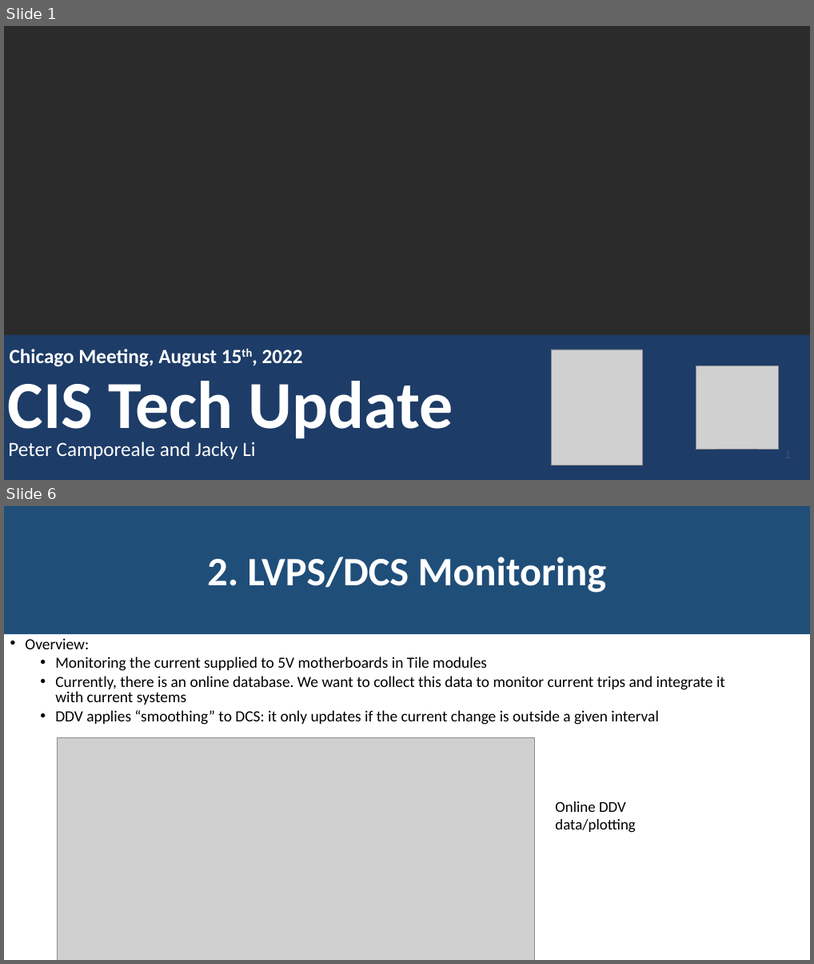
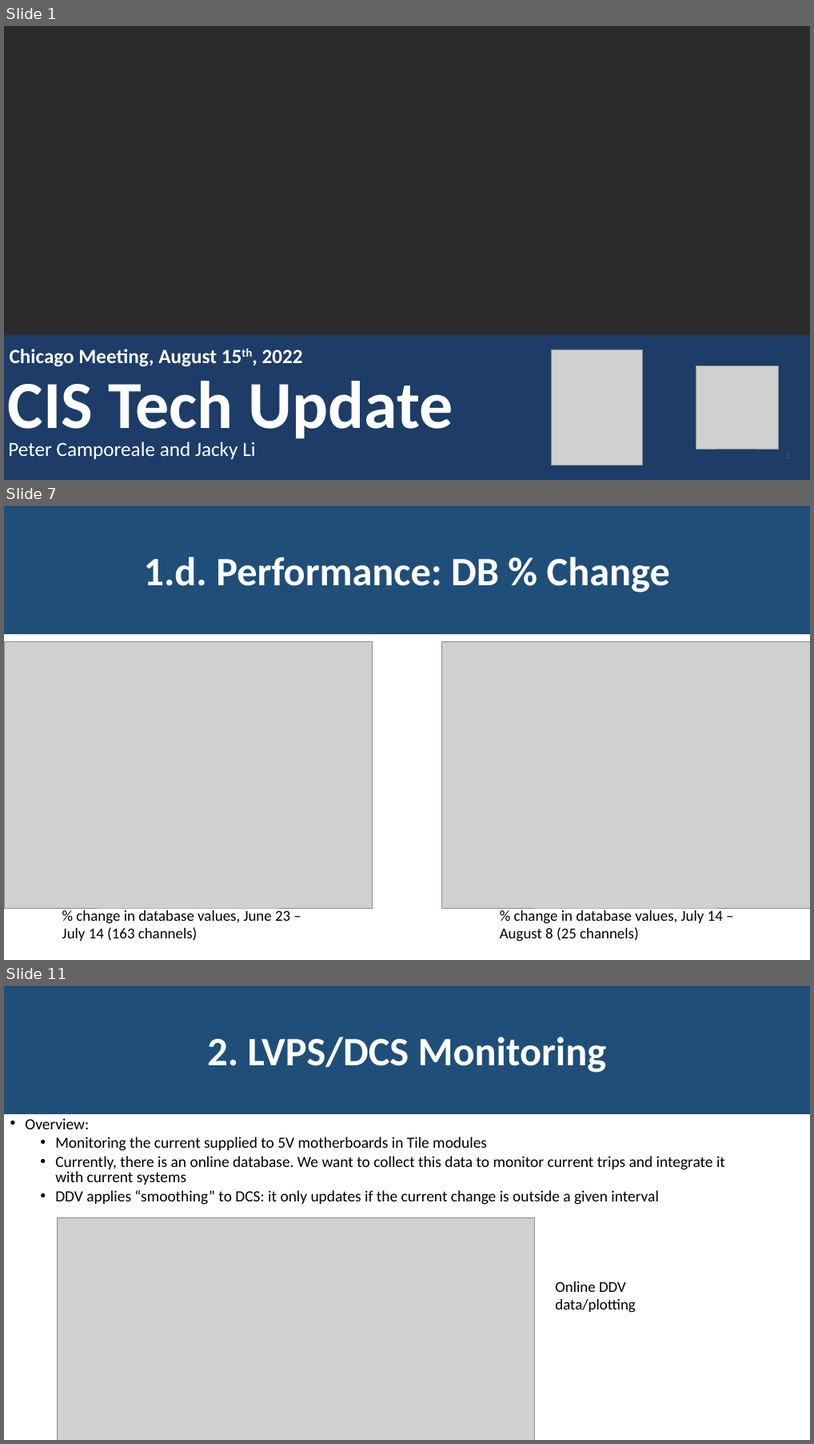
Before and after one commit to JackyMYL/Tile-CIS-group, a slide deck: Chicago Reports/08-15-2022_Jacky&Peter.pptx. Shown one above the other, each under a label of ours: slides 1 and 6 before the commit, slides 1, 7 and 11 after it; the slides between them are not shown. The pictures are 814x964 and 814x1444 pixels, drawn with LibreOffice and Linux fonts; fonts in the diff are those of the drawing; grey boxes stand for pictures; background and template pictures are left out; a plain dark background stands for a picture behind light text. Boxes give left, top, right and bottom in pixels: in the first picture for what was removed or moved away, otherwise in the second. Text is boxed around its words. In the diff, an @@ line names an element or a change of style, - is before the commit and + after.

```diff
--- a/Chicago Reports/08-15-2022_Jacky&Peter.pptx
+++ b/Chicago Reports/08-15-2022_Jacky&Peter.pptx
@@ slide 7 added at box(4, 506, 810, 960), background #FFFFFF @@
@@ rectangle added at box(4, 506, 810, 634), fill #1F4E79, 48 pt, text #FFFFFF, bold @@
+1.d. Performance: DB % Change
@@ picture added at box(4, 641, 373, 908) @@
@@ picture added at box(442, 641, 810, 908) @@
@@ text added at box(62, 908, 290, 940), 18 pt, text #000000 @@
+% change in database values, June 23 – July 14 (163 channels)
@@ text added at box(500, 908, 723, 941), 18 pt, text #000000 @@
+% change in database values, July 14 – August 8 (25 channels)
@@ what was slide 6 is now slide 11 @@
```
Also in this commit, not shown: 5 slides changed, 4 other slides added.
